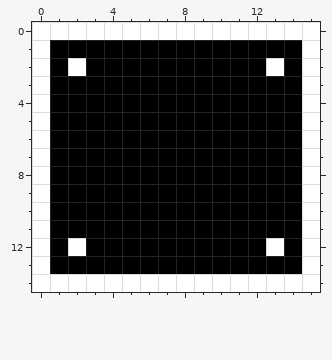
Pixel-art file -- BLOCK PLATFORMER/Assets/Resources/Sprites/LucasProto/Sprite-0001.aseprite. Above: the version before the commit.
16x15 pixels, 1 frame.
Once edited:
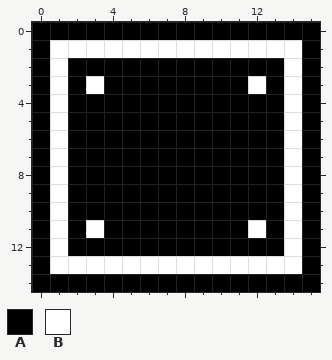
Palette (. is transparent): A #000000  B #ffffff
Difference:
The edit turns colour B into colour A in row 0 at x 0 to 15; in row 1 at x 0 and 15; in row 2 at x 0, 2, 13 and 15; in rows 3 to 11 at x 0 and 15; in row 12 at x 0, 2, 13 and 15; in row 13 at x 0 and 15.
The edit turns colour B into colour A in row 14 at x 0 to 15.
The edit turns colour A into colour B in row 1 at x 1 to 14; in row 2 at x 1 and 14; in row 3 at x 1, 3, 12 and 14; in rows 4 to 10 at x 1 and 14; in row 11 at x 1, 3, 12 and 14; in row 12 at x 1 and 14.
The edit turns colour A into colour B in row 13 at x 1 to 14.
Boxes around the changes in both pictures, in picture pixels (x1, y1, x2, y2):
changed: (32, 22, 320, 292)
